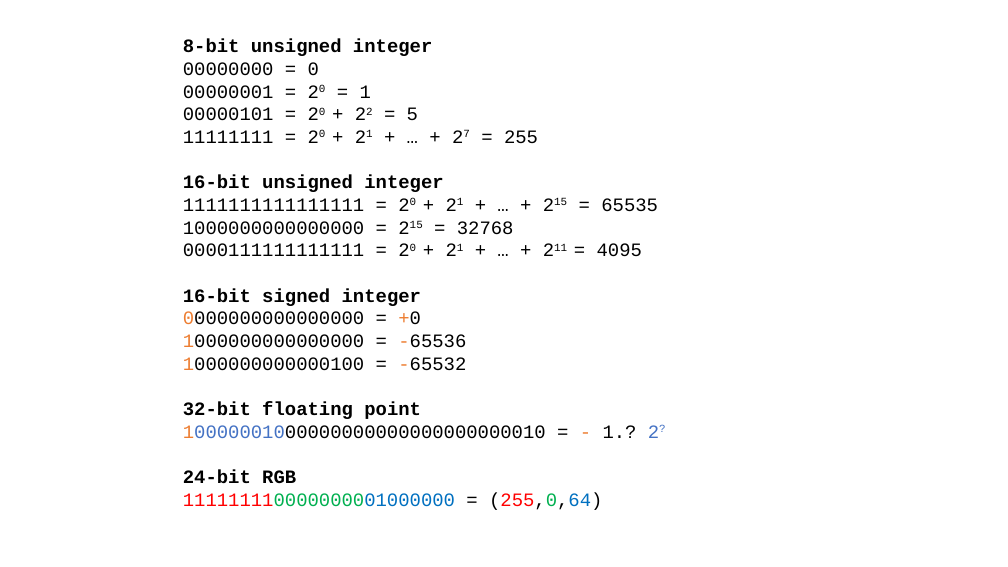
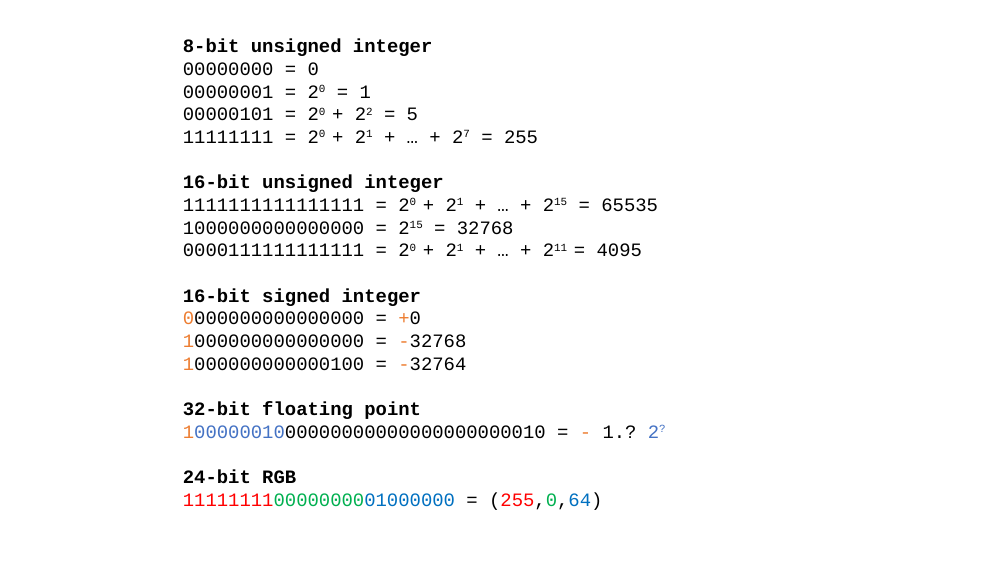
Before and after one commit to NEUBIAS/training-resources, a slide deck: slide 1 of figures/resources/data_types.pptx. Drawn at 1008x567 pixels with LibreOffice and Linux fonts; fonts in the diff are those of the drawing. Boxes give left, top, right and bottom in pixels: in the first picture for what was removed or moved away, otherwise in the second. Text is boxed around its words. In the diff, an @@ line names an element or a change of style, - is before the commit and + after.

```diff
--- a/figures/resources/data_types.pptx
+++ b/figures/resources/data_types.pptx
@@ text at [183, 334, 466, 371]: text changed @@
-1000000000000000 = -65536
-1000000000000100 = -65532
+1000000000000000 = -32768
+1000000000000100 = -32764
```
Also in this commit, not shown: 1 other file.
